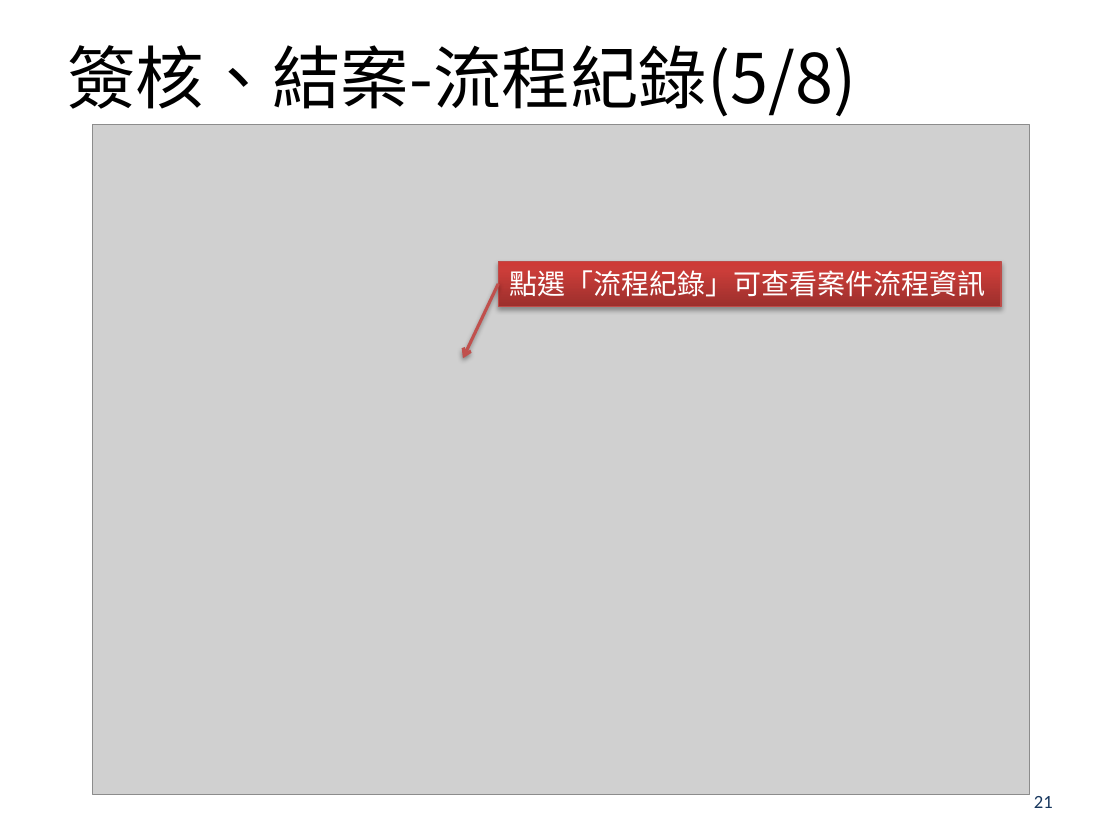
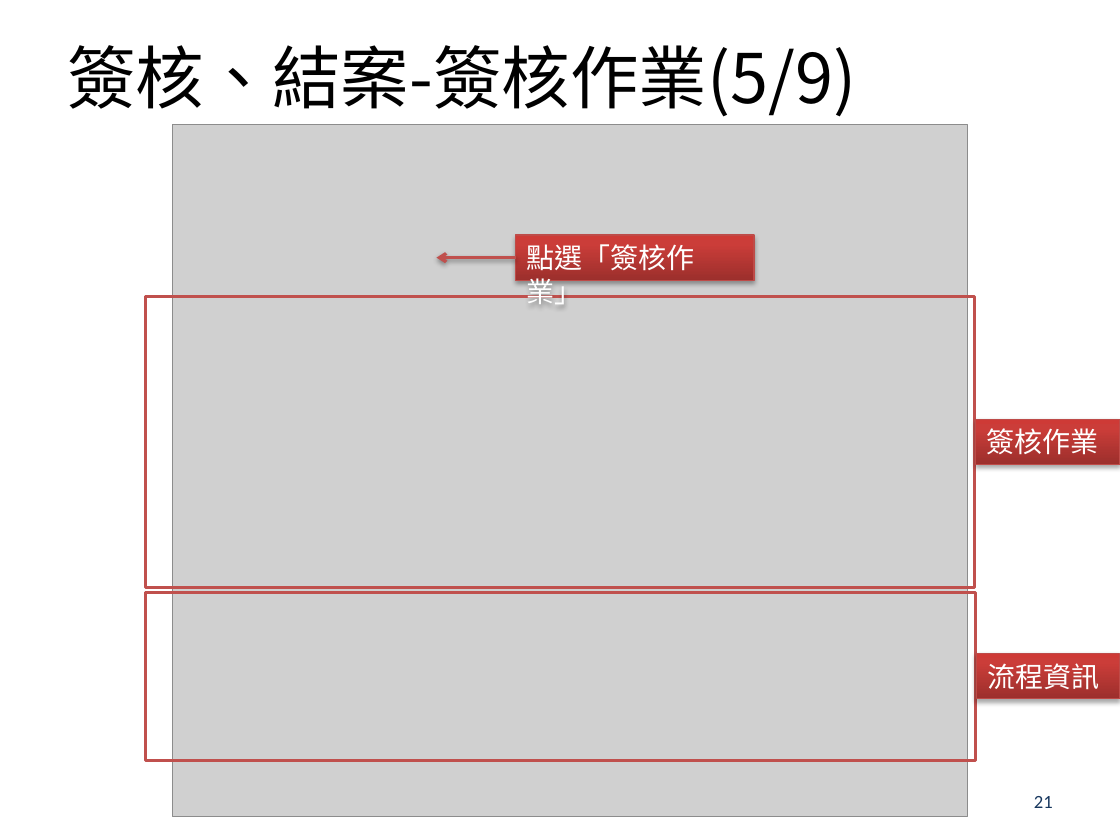
Before and after one commit to airball91327/BMEDSys, a slide deck: slide 21 of EDIS/EDIS/wwwroot/Files/Manual/BMED_Rep_UserManual.pptx. Drawn at 1120x840 pixels with LibreOffice and Linux fonts; fonts in the diff are those of the drawing; grey boxes stand for pictures; background and template pictures are left out. Boxes give left, top, right and bottom in pixels: in the first picture for what was removed or moved away, otherwise in the second. Text is boxed around its words. In the diff, an @@ line names an element or a change of style, - is before the commit and + after.

```diff
--- a/EDIS/EDIS/wwwroot/Files/Manual/BMED_Rep_UserManual.pptx
+++ b/EDIS/EDIS/wwwroot/Files/Manual/BMED_Rep_UserManual.pptx
@@ title at [67,45,856,117]: text changed @@
-簽核、結案-流程紀錄(5/8)
+簽核、結案-簽核作業(5/9)
@@ picture: place and size @@
-picture at [93,124,1030,794]
+picture at [172,124,968,816]
@@ rectangle added at [516,235,755,280], fill gradient #9C2F2D to #CB3E3A to #CE3B37, outline #BF4C48 0.75 pt, 18 pt, text #FFFFFF @@
+點選「簽核作業」
@@ arrow moved from (498, 283) - (463, 358) to (516, 258) - (437, 258) @@
@@ rectangle removed at [498,261,1001,306] @@
-點選「流程紀錄」可查看案件流程資訊
@@ rectangle added at [146,297,974,588], outline #C0504D 2 pt @@
@@ rectangle added at [976,419,1120,464], fill gradient #9C2F2D to #CB3E3A to #CE3B37, outline #BF4C48 0.75 pt, 18 pt, text #FFFFFF @@
+簽核作業
@@ rectangle added at [146,592,976,760], outline #C0504D 2 pt @@
@@ rectangle added at [977,654,1120,699], fill gradient #9C2F2D to #CB3E3A to #CE3B37, outline #BF4C48 0.75 pt, 18 pt, text #FFFFFF @@
+流程資訊
```
Also in this commit, not shown: 12 other slides changed, 1 slide added, 7 other files.
